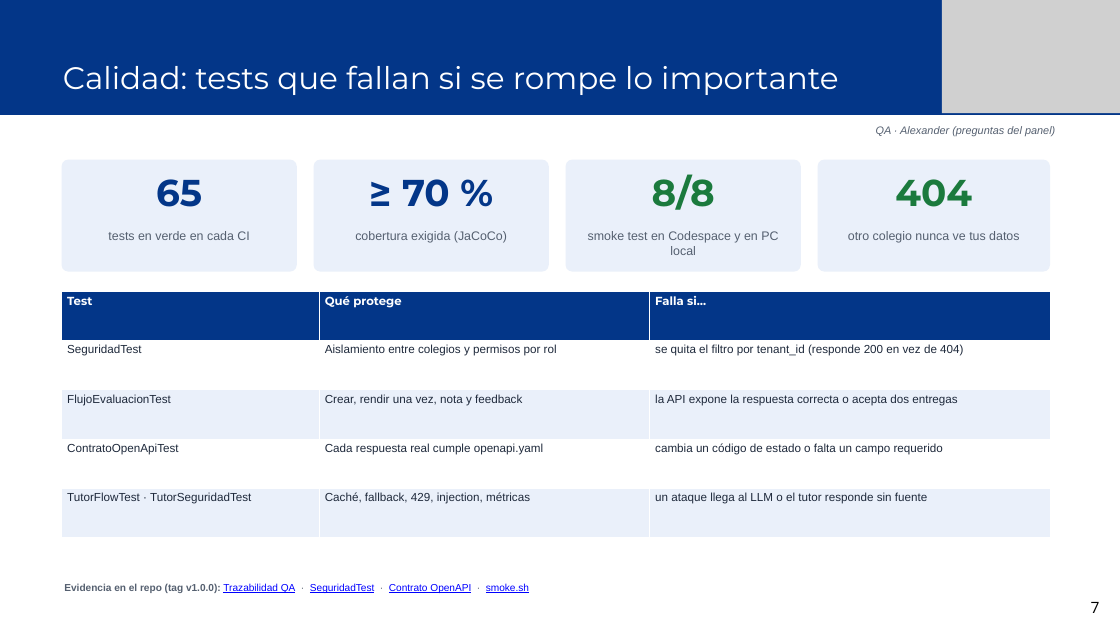
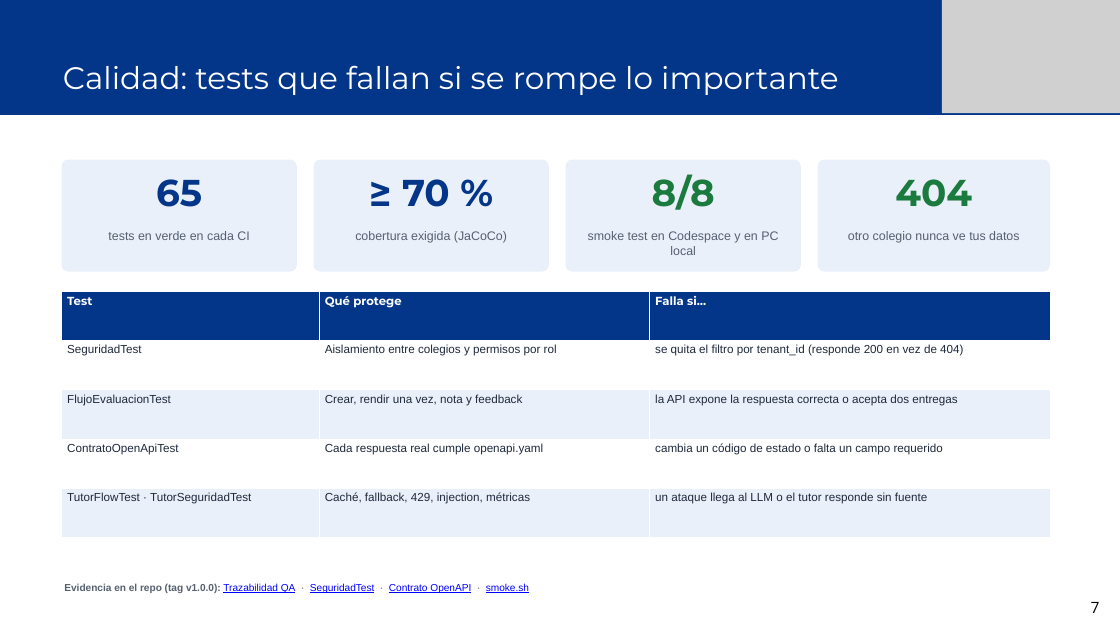
Before and after one commit to merinobranco10/equipo-aulaViva, a slide deck: slide 6 of docs/defensa/AulaViva_S18_Defensa_Deck.pptx (slide 7 before the commit). Drawn at 1120x630 pixels with LibreOffice and Linux fonts; fonts in the diff are those of the drawing; grey boxes stand for pictures. Boxes give left, top, right and bottom in pixels: in the first picture for what was removed or moved away, otherwise in the second. Text is boxed around its words. In the diff, an @@ line names an element or a change of style, - is before the commit and + after.

```diff
--- a/docs/defensa/AulaViva_S18_Defensa_Deck.pptx
+++ b/docs/defensa/AulaViva_S18_Defensa_Deck.pptx
@@ text removed at [876,126,1055,136] @@
-QA · Alexander (preguntas del panel)
```
Also in this commit, not shown: 13 other slides changed, 2 other files.
